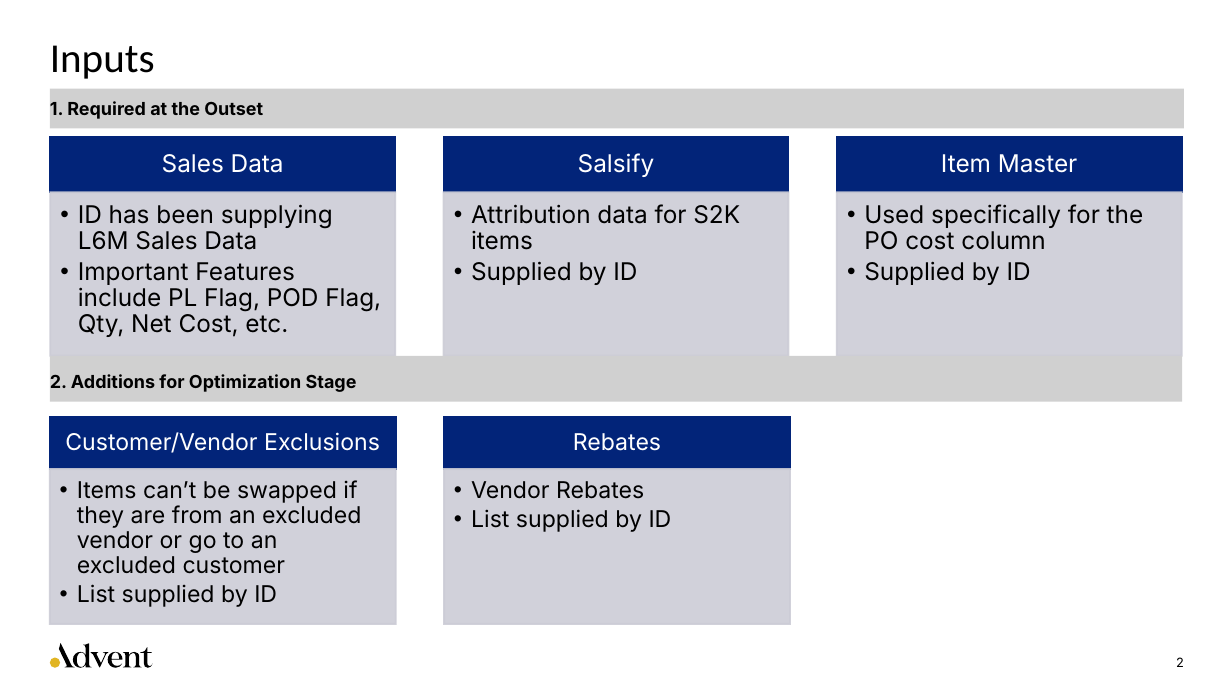
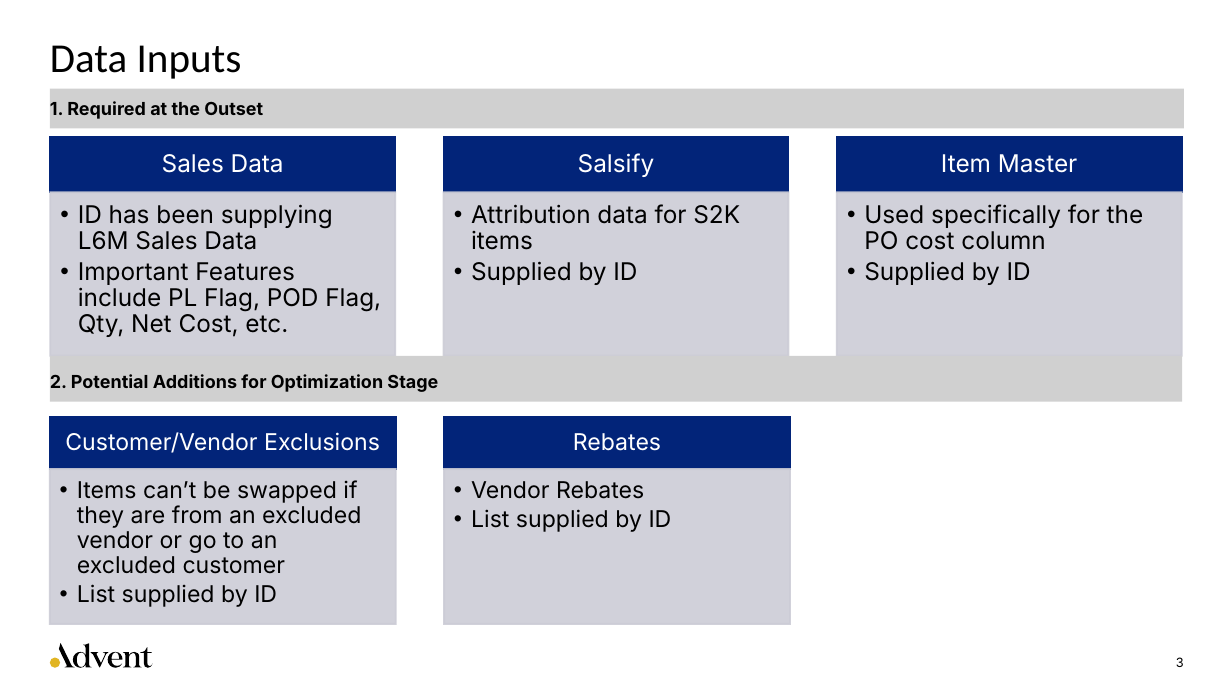
Before and after one commit to shanmu9898/ImperialDadeCategoryManagement, a slide deck: slide 3 of Process_Overview.pptx (slide 2 before the commit). Drawn at 1232x693 pixels with LibreOffice and Linux fonts; fonts in the diff are those of the drawing; grey boxes stand for pictures. Boxes give left, top, right and bottom in pixels: in the first picture for what was removed or moved away, otherwise in the second. Text is boxed around its words. In the diff, an @@ line names an element or a change of style, - is before the commit and + after.

```diff
--- a/Process_Overview.pptx
+++ b/Process_Overview.pptx
@@ title at (50, 45, 242, 79): text changed @@
-Inputs
+Data Inputs
@@ text in picture at (50, 374, 438, 392): text changed @@
-2. Additions for Optimization Stage
+2. Potential Additions for Optimization Stage
@@ page number at (1176, 657, 1184, 667): text changed @@
-2
+3
```
Also in this commit, not shown: 1 slide added, 1 other file.
